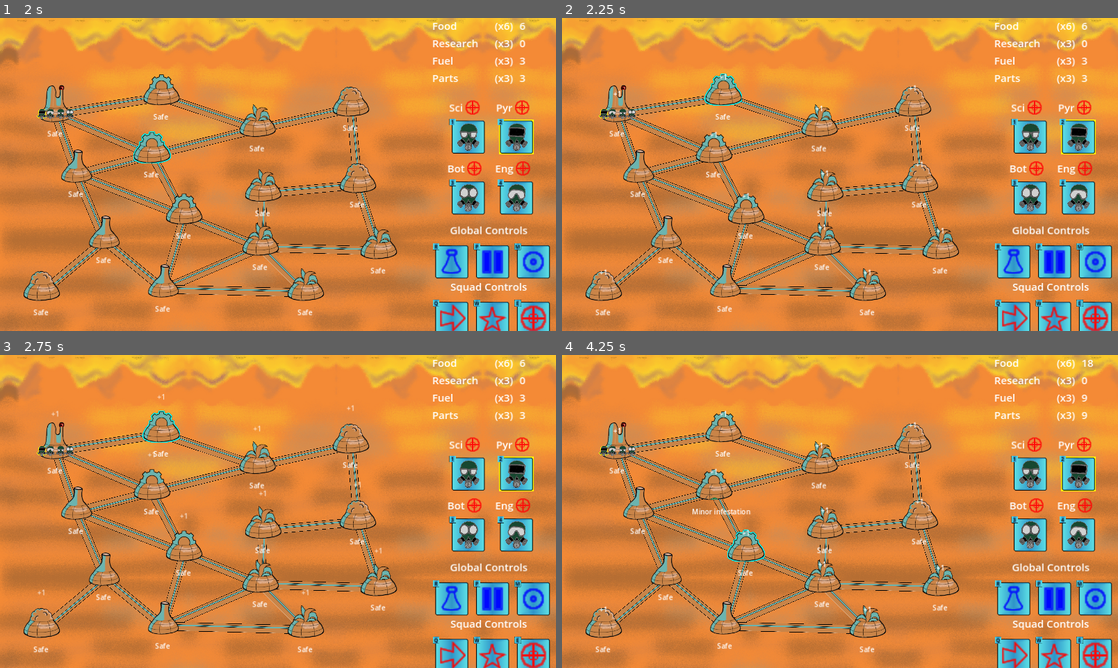
Above: before the commit, frames 1-4 (two rows, left to right).
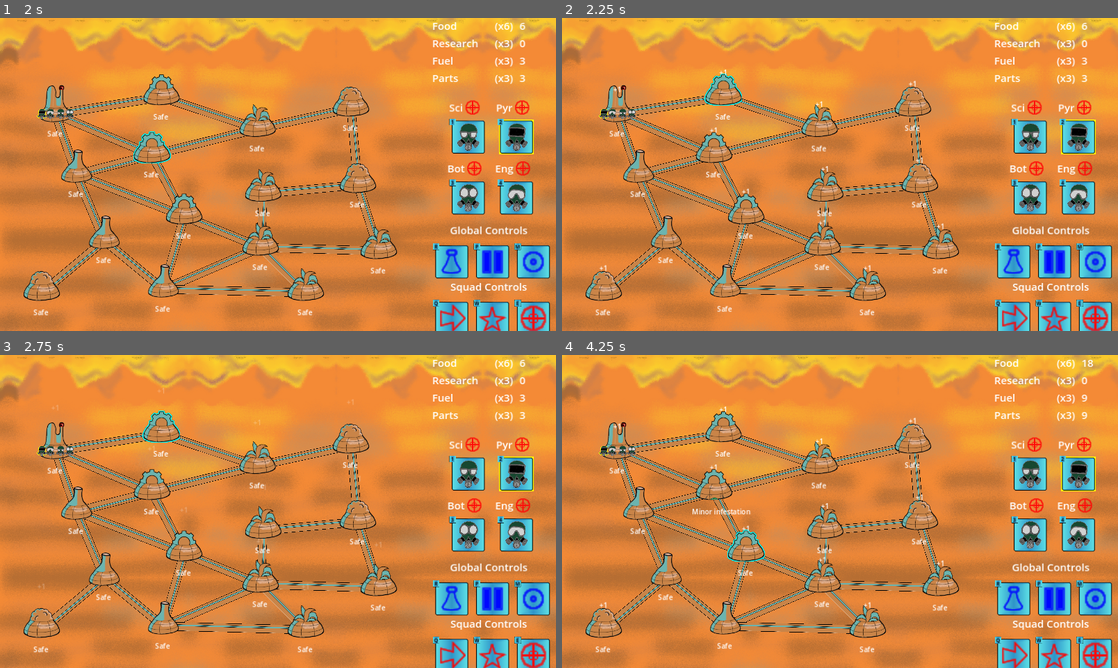
Above: after the commit, the same moments.

Repository: Aveli-games/contra-tentacula
Game: Godot game, scene res://main.tscn
The game is run twice, just before and just after one commit, with the same random seed, the same clock (stepped at 60 frames per second) and the same inputs.
Inputs (mouse positions are in pixels of both pictures, inside the frame that each line leads up to):
- Up to frame 1 (2 s): move the mouse to (55, 102) at 0.52 s; hold E (Fight) 0.53-1.28 s; click (55, 102) at 0.67 s; move the mouse to (150, 143) at 1.27 s; tap Q (Move) at 1.35 s; click (150, 143) at 1.42 s
- Up to frame 2 (2.25 s): tap Enter at 2 s; move the mouse to (723, 86) at 2.02 s; hold W (Special) from 2.03 s (still down); click (723, 86) at 2.17 s
- Up to frame 3 (2.75 s): keep holding W (Special)
- Up to frame 4 (4.25 s): move the mouse to (639, 502) at 2.77 s; release W (Special) at 2.78 s; tap 1 (Squad1) at 2.85 s; click (639, 502) at 2.92 s; move the mouse to (745, 542) at 3.52 s; hold 2 (Squad2) from 3.53 s (still down); click (745, 542) at 3.67 s

Frame 1 is identical in both runs. In frame 2, 0.2% of the frame differs, in the area x 6-69%, y 16-83%; in frame 3, 0.2%; in frame 4, 0.2%.

Commit message:
Update animation

Diff:
--- a/dome.tscn
+++ b/dome.tscn
@@ -59,7 +59,7 @@
 
 [sub_resource type="Animation" id="Animation_e7nfn"]
 resource_name = "generate_resource"
-length = 1.1
+length = 0.9
 tracks/0/type = "value"
 tracks/0/imported = false
 tracks/0/enabled = true
@@ -67,7 +67,7 @@
 tracks/0/interp = 1
 tracks/0/loop_wrap = true
 tracks/0/keys = {
-"times": PackedFloat32Array(0.1, 1.1),
+"times": PackedFloat32Array(0, 0.9),
 "transitions": PackedFloat32Array(1, 1),
 "update": 0,
 "values": [Vector2(-10, -48), Vector2(-10, -125)]
@@ -79,7 +79,7 @@
 tracks/1/interp = 1
 tracks/1/loop_wrap = true
 tracks/1/keys = {
-"times": PackedFloat32Array(0.6, 1.1),
+"times": PackedFloat32Array(0.3, 0.9),
 "transitions": PackedFloat32Array(1, 1),
 "update": 0,
 "values": [Color(1, 1, 1, 1), Color(1, 1, 1, 0)]
@@ -91,10 +91,10 @@
 tracks/2/interp = 1
 tracks/2/loop_wrap = true
 tracks/2/keys = {
-"times": PackedFloat32Array(0, 0.1, 1.1),
-"transitions": PackedFloat32Array(1, 1, 1),
+"times": PackedFloat32Array(0, 0.9),
+"transitions": PackedFloat32Array(1, 1),
 "update": 1,
-"values": [false, true, false]
+"values": [true, false]
 }
 
 [sub_resource type="AnimationLibrary" id="AnimationLibrary_3ncrv"]
